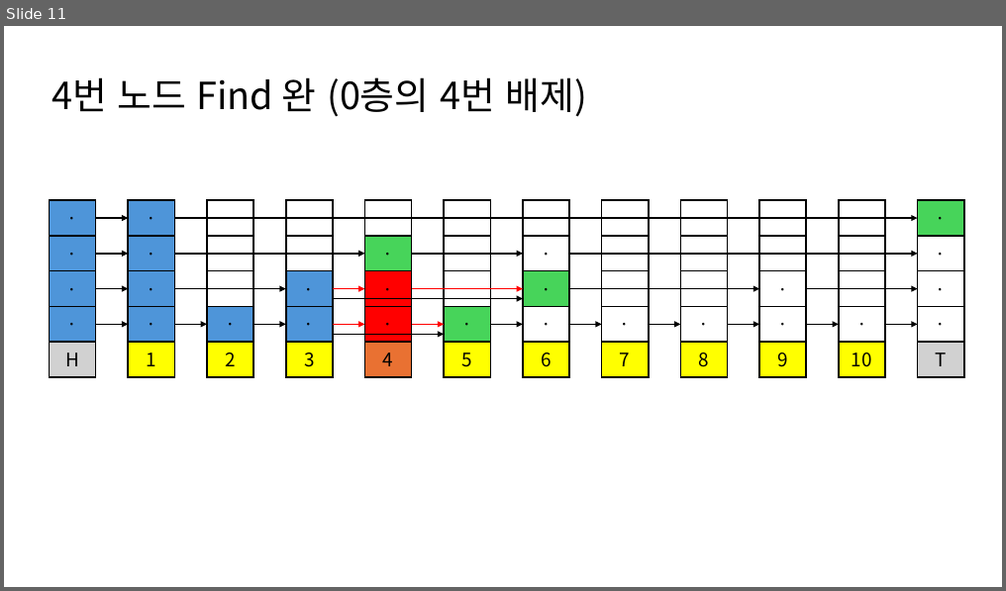
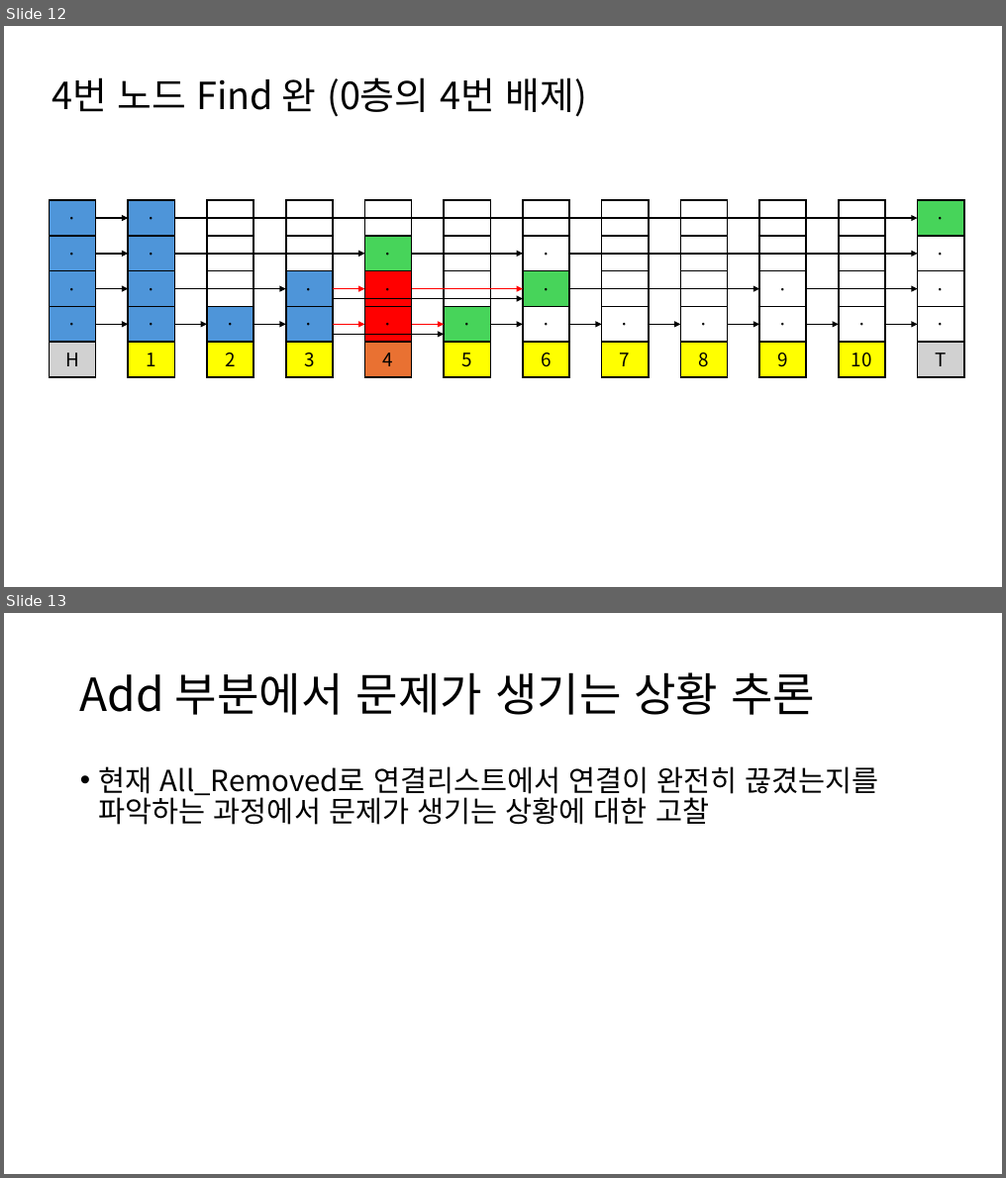
Before and after one commit to niche0905/MultiThreadStudy, a slide deck: 참고자료/SKIP LIST 참고자료.pptx. Shown one above the other, each under a label of ours: slide 11 before the commit, slides 12 and 13 after it. The pictures are 1006x591 and 1006x1178 pixels, drawn with LibreOffice and Linux fonts; fonts in the diff are those of the drawing. Boxes give left, top, right and bottom in pixels: in the first picture for what was removed or moved away, otherwise in the second. Text is boxed around its words. In the diff, an @@ line names an element or a change of style, - is before the commit and + after.

Commit message:
Add 부분에 대한 문제점 구체화
Add 부분에서 생기는 것으로 추정되는 문제점을 구체화 하였다

```diff
--- a/참고자료/SKIP LIST 참고자료.pptx
+++ b/참고자료/SKIP LIST 참고자료.pptx
@@ slide 13 added at (4, 613, 1002, 1174), background #FFFFFF @@
@@ title added at (80, 672, 815, 715), 44 pt, text #000000 @@
+Add 부분에서 문제가 생기는 상황 추론
@@ text added at (99, 766, 879, 825), 28 pt, text #000000 @@
+• 현재 All_Removed로 연결리스트에서 연결이 완전히 끊겼는지를 파악하는 과정에서 문제가 생기는 상황에 대한 고찰
@@ what was slide 11 is now slide 12 @@
```
Also in this commit, not shown: 4 other slides added.
